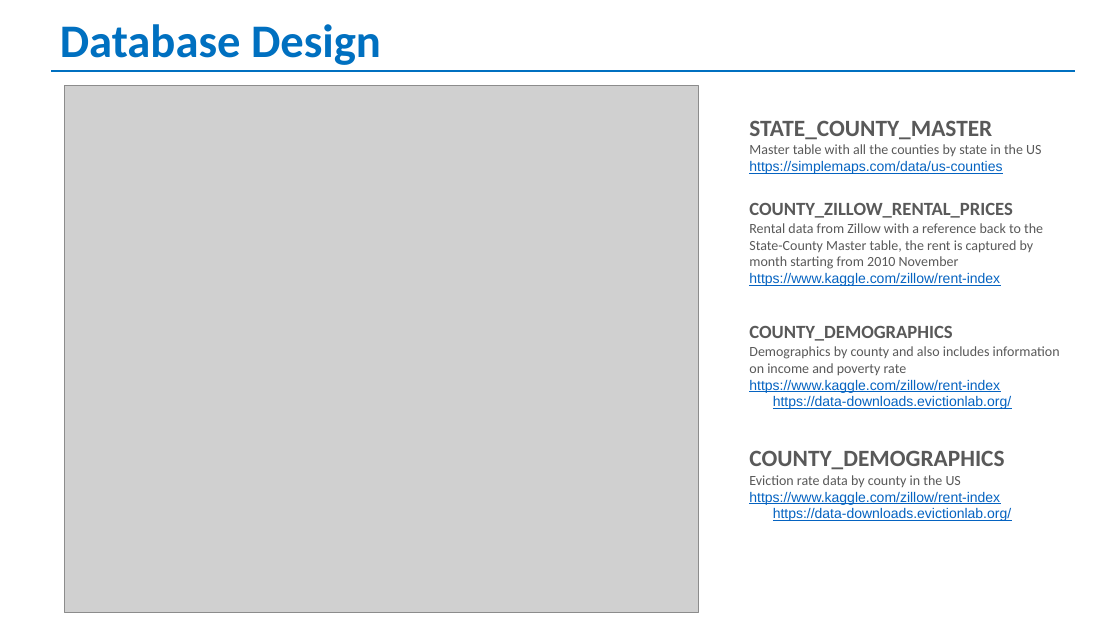
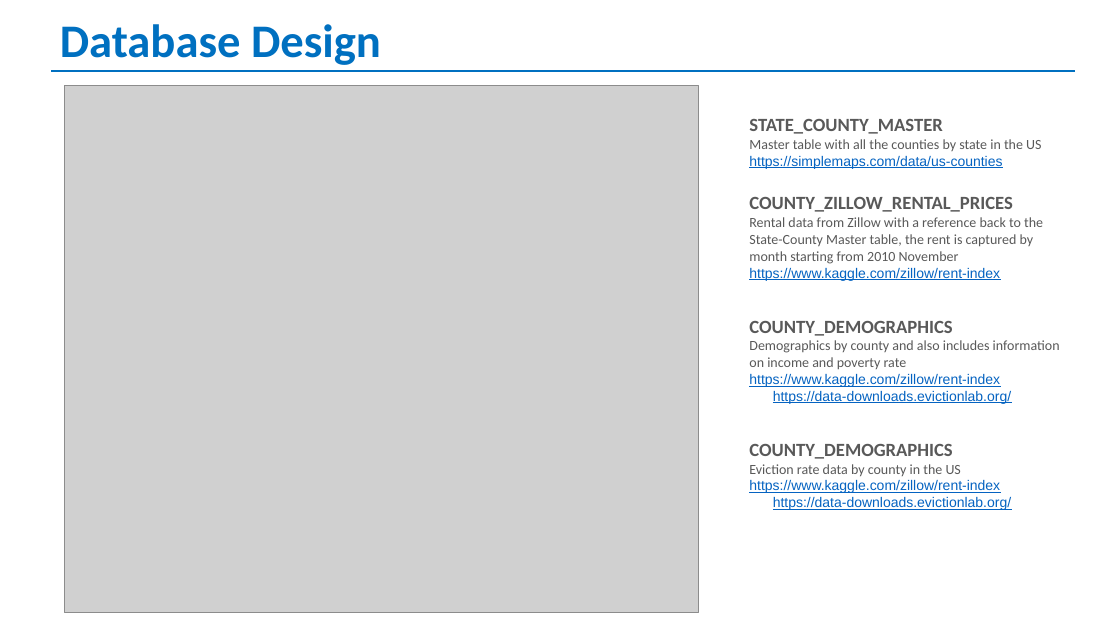
Before and after one commit to randallwvr90/Rent-and-Income-DB, a slide deck: slide 4 of ETL_Group2.pptx. Drawn at 1120x630 pixels with LibreOffice and Linux fonts; fonts in the diff are those of the drawing; grey boxes stand for pictures. Boxes give left, top, right and bottom in pixels: in the first picture for what was removed or moved away, otherwise in the second. Text is boxed around its words. In the diff, an @@ line names an element or a change of style, - is before the commit and + after.

```diff
--- a/ETL_Group2.pptx
+++ b/ETL_Group2.pptx
@@ text at [749,119,952,459]: size 20 to 16 pt in "STATE_COUNTY_MASTER", "COUNTY_DEMOGRAPHICS" @@
```
Also in this commit, not shown: 3 other slides changed, 2 slides added.
